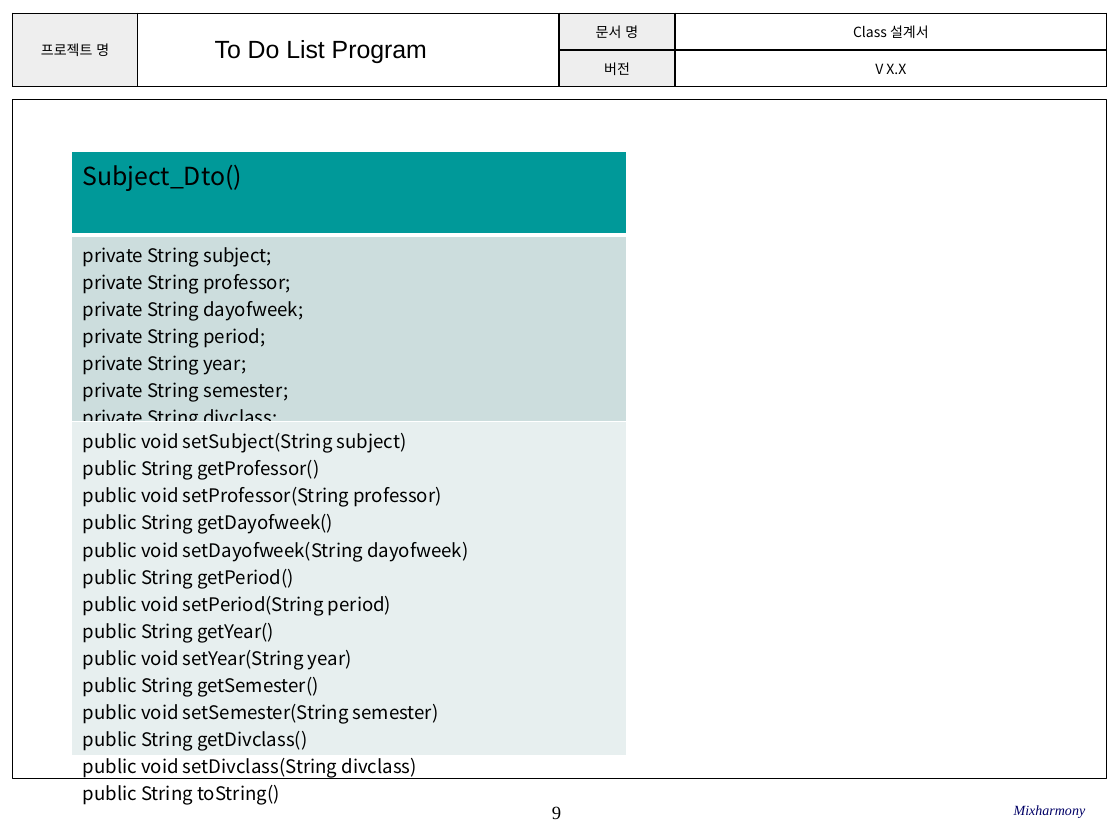
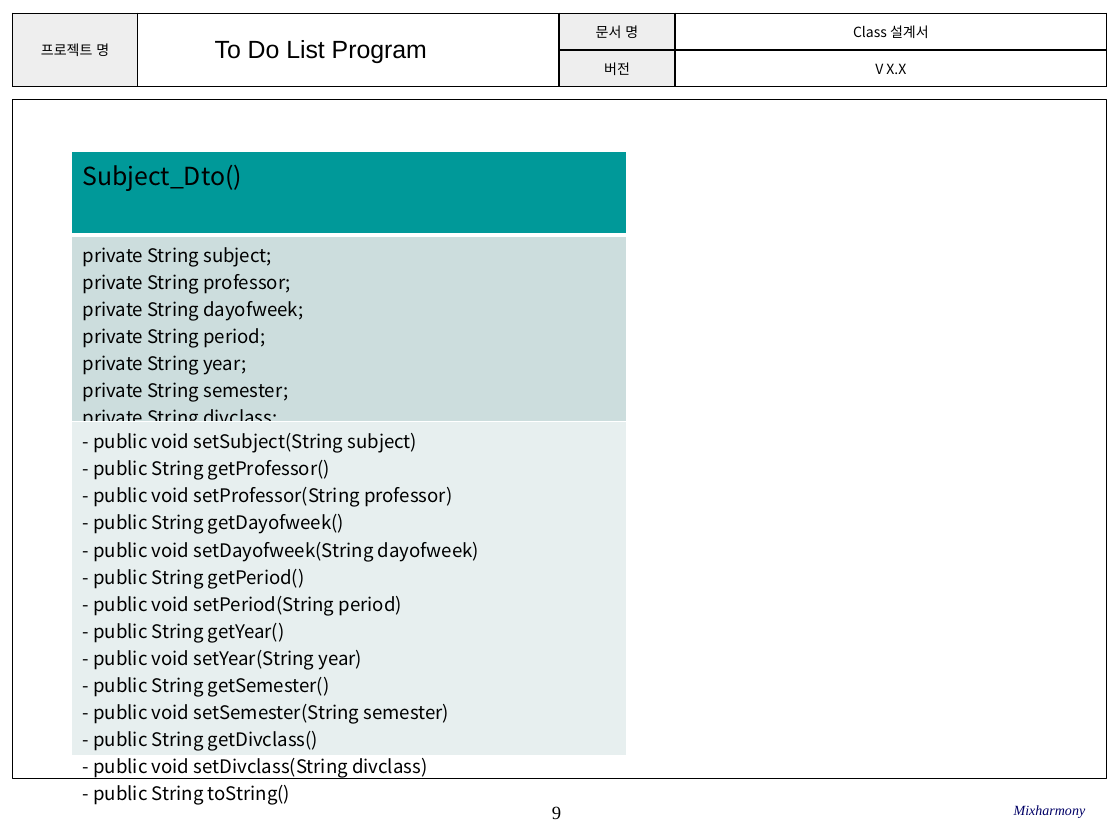
Before and after one commit to SE-admin/SE2017_2_mixharmony, a slide deck: slide 9 of doc/3_ 설계서/Class Design.pptx. Drawn at 1120x840 pixels with LibreOffice and Linux fonts; fonts in the diff are those of the drawing; background and template pictures are left out. Boxes give left, top, right and bottom in pixels: in the first picture for what was removed or moved away, otherwise in the second. Text is boxed around its words. In the diff, an @@ line names an element or a change of style, - is before the commit and + after.

Commit message:
#862 Class Design.pptx (Subject, To do 항목에 대한 클래스 내용 정리)

```diff
--- a/doc/3_ 설계서/Class Design.pptx
+++ b/doc/3_ 설계서/Class Design.pptx
@@ table at <box>72,151,627,809</box> @@
-row 3, column 1: public void setSubject(String subject) / public String getProfessor() / public void setProfessor(String professor) / public String getDayofweek() / public void setDayofweek(String dayofweek) / public String getPeriod() / public void setPeriod(String period) / public String getYear() / public void setYear(String year) / public String getSemester() / public void setSemester(String semester) / public String getDivclass() / public void setDivclass(String divclass) / public String toString()
+row 3, column 1: - public void setSubject(String subject) / - public String getProfessor() / - public void setProfessor(String professor) / - public String getDayofweek() / - public void setDayofweek(String dayofweek) / - public String getPeriod() / - public void setPeriod(String period) / - public String getYear() / - public void setYear(String year) / - public String getSemester() / - public void setSemester(String semester) / - public String getDivclass() / - public void setDivclass(String divclass) / - public String toString()
```
Also in this commit, not shown: 12 other slides changed, 2 slides removed.
